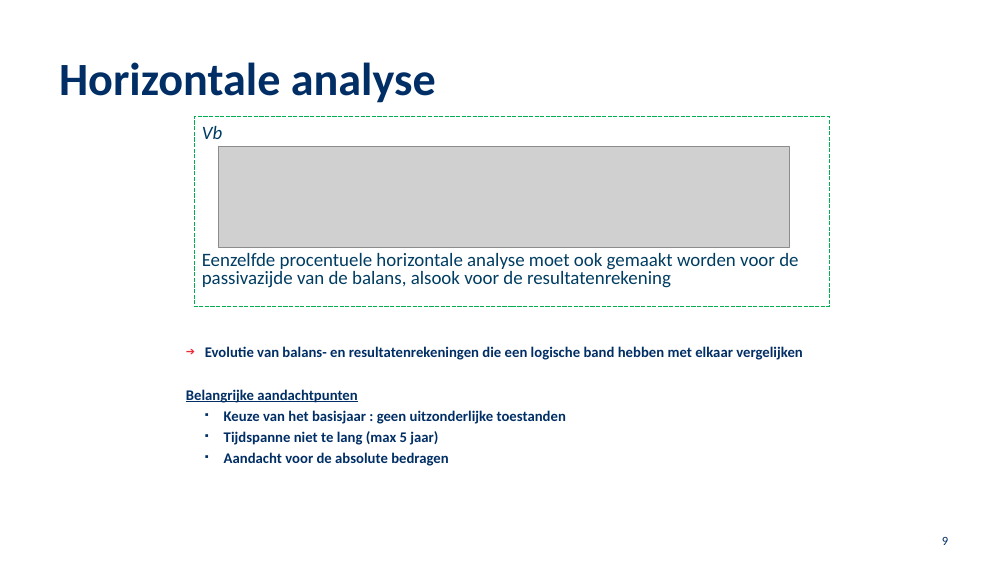
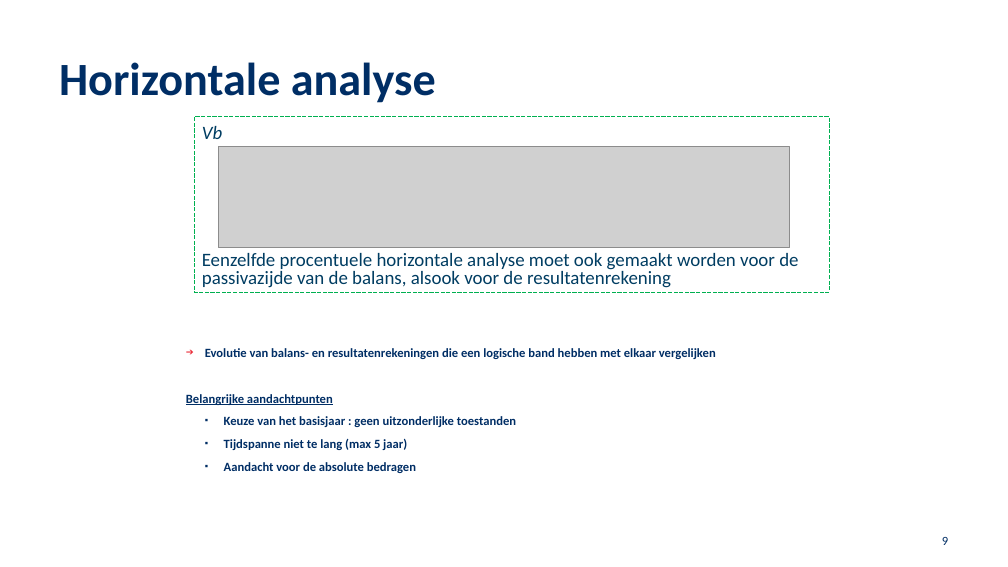
Before and after one commit to JasonLiu1229/University-Vault, a slide deck: slide 9 of School 2024-2025/FJ/Hoofdstuk 3 (2024 ).pptx. Drawn at 1008x567 pixels with LibreOffice and Linux fonts; fonts in the diff are those of the drawing; grey boxes stand for pictures; background and template pictures are left out. Boxes give left, top, right and bottom in pixels: in the first picture for what was removed or moved away, otherwise in the second. Text is boxed around its words. In the diff, an @@ line names an element or a change of style, - is before the commit and + after.

```diff
--- a/School 2024-2025/FJ/Hoofdstuk 3 (2024 ).pptx
+++ b/School 2024-2025/FJ/Hoofdstuk 3 (2024 ).pptx
@@ rectangle "Vb": place and size @@
-rectangle "Vb" at <box>194,117,830,307</box>
+rectangle "Vb" at <box>194,116,829,292</box>
@@ rectangle "Vb" at <box>194,116,829,292</box>: outline #00B050 0.75 pt dashed to #00B050 0 pt dashed @@
@@ text "Evolutie van balans- en resultatenrekeningen ..." at <box>186,348,716,473</box>: size 14 to 12 pt; line spacing 0.6 to 0.8 @@
```
Also in this commit, not shown: 42 other slides changed, 3 other files.
